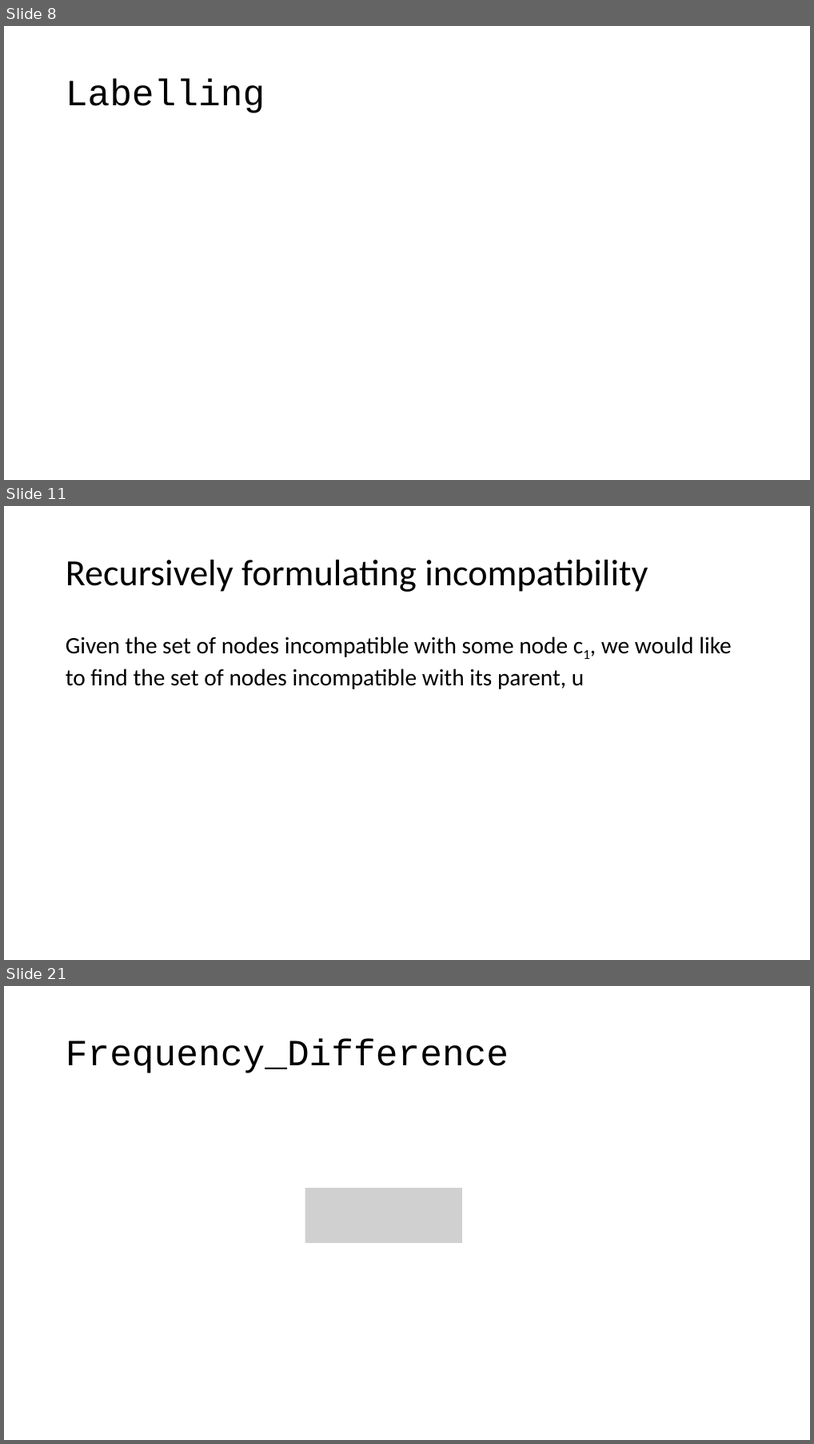
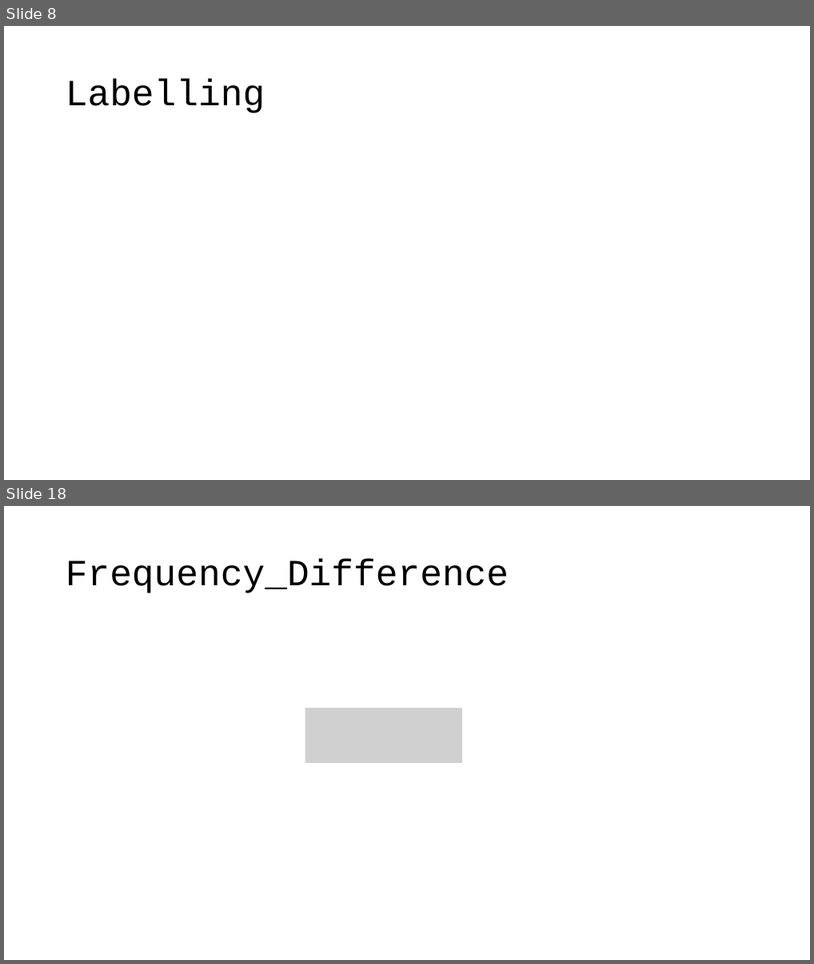
Before and after one commit to varung97/fyp, a slide deck: final_report/presentation/presentation.pptx. Shown one above the other, each under a label of ours: slides 8, 11 and 21 before the commit, slides 8 and 18 after it; the slides between them are not shown. The pictures are 814x1444 and 814x964 pixels, drawn with LibreOffice and Linux fonts; fonts in the diff are those of the drawing; grey boxes stand for pictures. Boxes give left, top, right and bottom in pixels: in the first picture for what was removed or moved away, otherwise in the second. Text is boxed around its words. In the diff, an @@ line names an element or a change of style, - is before the commit and + after.

```diff
--- a/final_report/presentation/presentation.pptx
+++ b/final_report/presentation/presentation.pptx
@@ slide 11 removed at (4, 506, 810, 960), background #FFFFFF @@
@@ title removed at (66, 560, 648, 592) @@
-Recursively formulating incompatibility
@@ text removed at (66, 636, 731, 689) @@
-Given the set of nodes incompatible with some node c1, we would like to find the set of nodes incompatible with its parent, u
@@ what was slide 21 is now slide 18 @@
```
Also in this commit, not shown: 5 slides changed, 7 slides added, 7 other slides removed.
